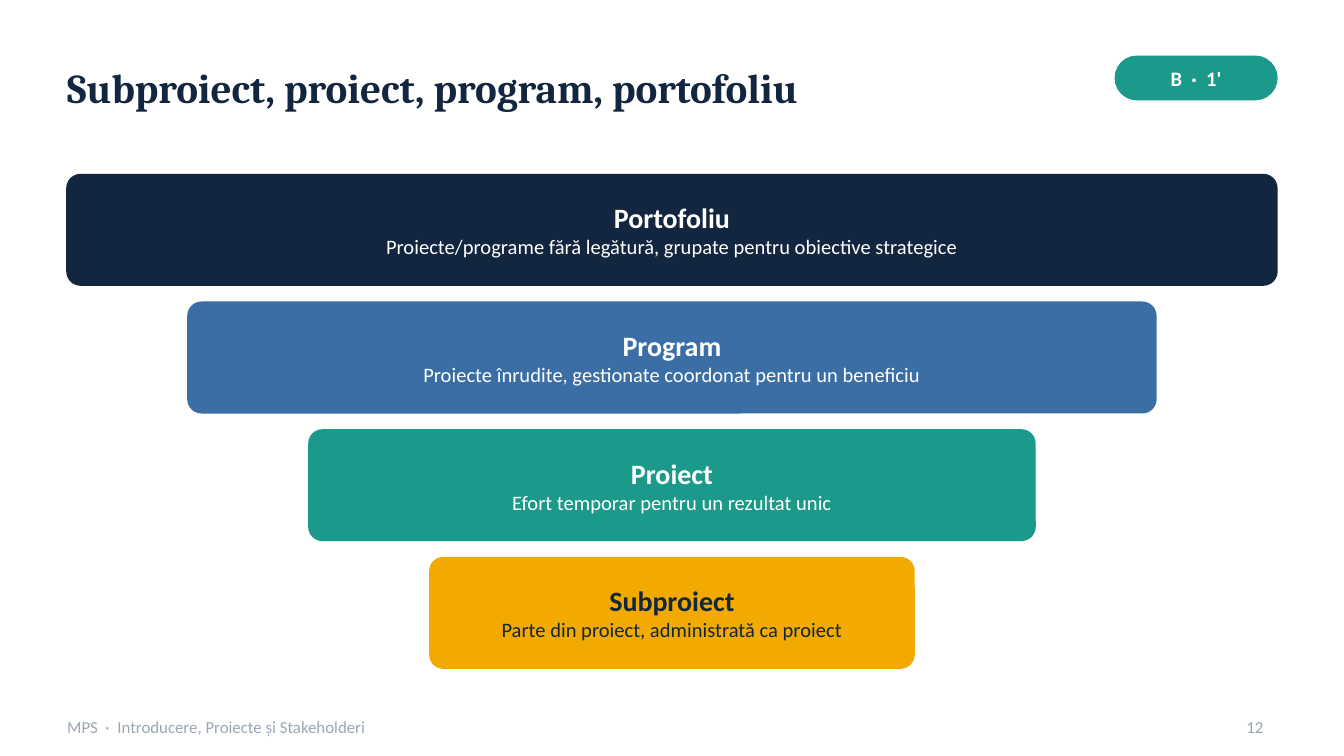
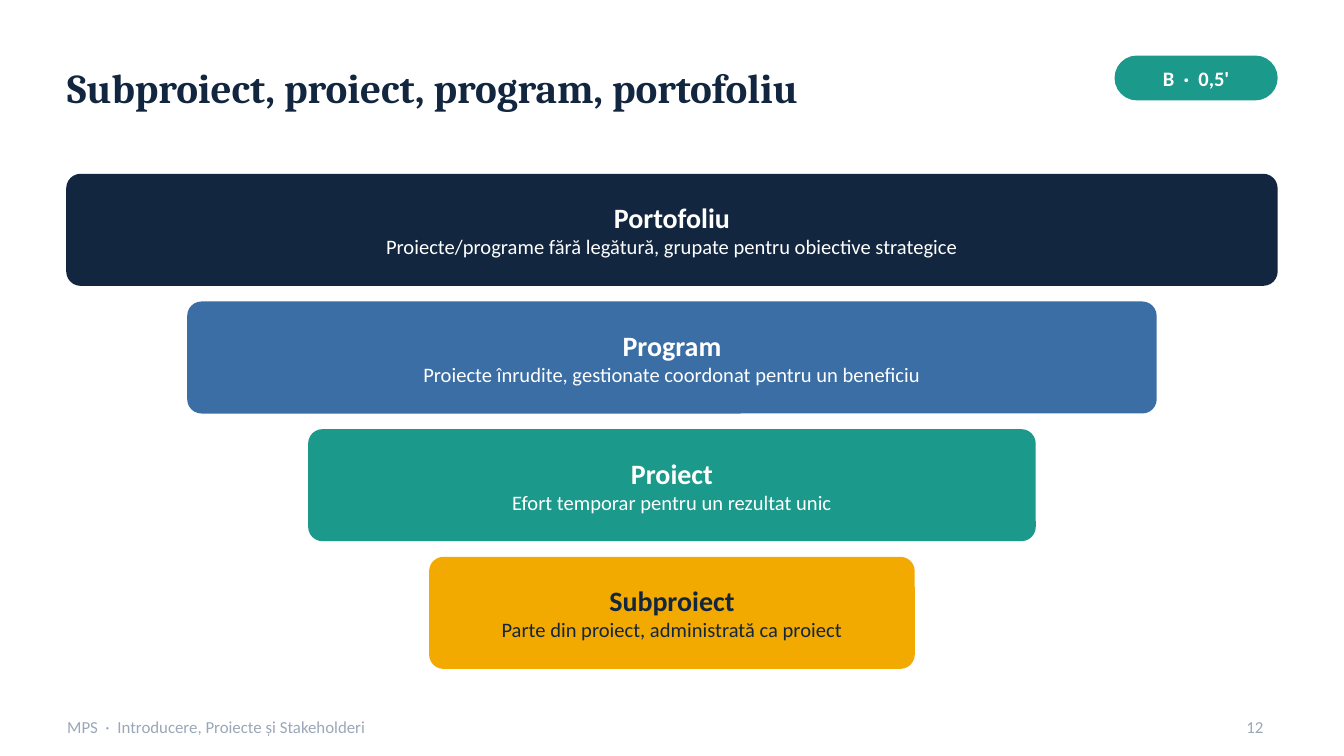
Before and after one commit to dobrinz123/PREZENTARE_MPS, a slide deck: slide 12 of Prezentare_MPS.pptx. Drawn at 1344x756 pixels with LibreOffice and Linux fonts; fonts in the diff are those of the drawing. Boxes give left, top, right and bottom in pixels: in the first picture for what was removed or moved away, otherwise in the second. Text is boxed around its words. In the diff, an @@ line names an element or a change of style, - is before the commit and + after.

```diff
--- a/Prezentare_MPS.pptx
+++ b/Prezentare_MPS.pptx
@@ text at (x1=1163, y1=72, x2=1229, y2=89): text changed @@
-B · 1'
+B · 0,5'
```
Also in this commit, not shown: 15 other slides changed, 1 other file.
